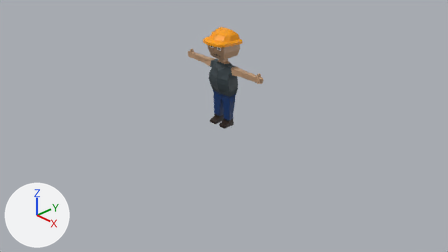
The Blender file Assets/Models/player.blend as it was, and as the next commit left it.
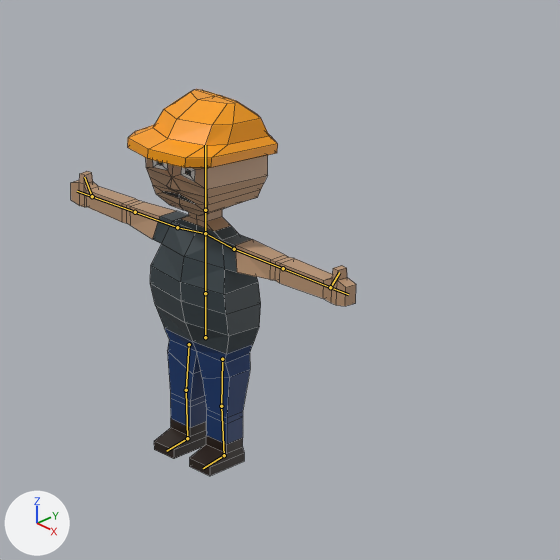
Each version appears first from the file's camera 'Camera', and next in a close-up on the part from 38% to 71% of the width and 1% to 60% of the height. The axes (+X, +Y, +Z) are drawn at lower left. The lights are the same throughout. The bones that bend it are drawn over the model as lines in the close-ups. The close-ups show mesh edges as thin lines.

Names of what the first close-up shows: 'Worker'.
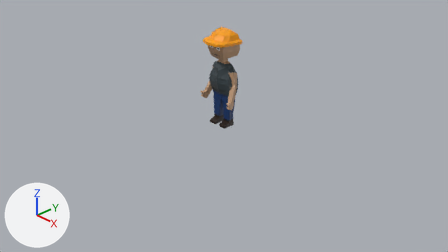
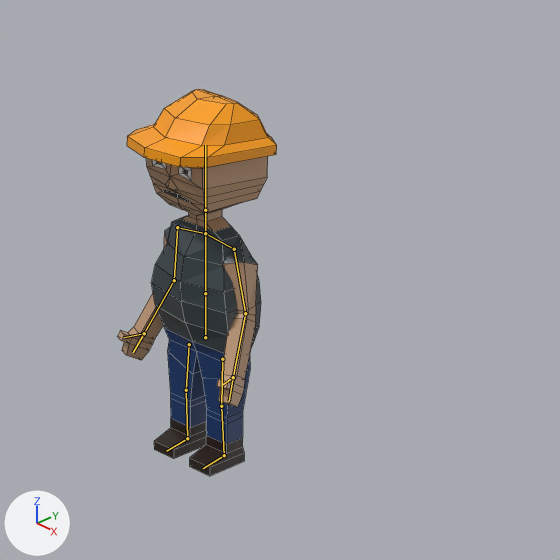
The newer file adds an action. The first version stands in its rest pose; the second is drawn at frame 1 of the action 'Idle'.

What differs and where, as boxes [x1, y1, x2, y2] in the close-ups (560 x 560 px):
'Worker', posed (44% narrower): before [71, 89, 356, 476]; after [117, 89, 277, 476]
bone 'UpperArm.L', root to tip: before (234, 249) to (283, 268); after (234, 249) to (245, 313)
bone 'LowerArm.L', root to tip: before (283, 268) to (330, 287); after (245, 313) to (233, 377)
bone 'UpperArm.R', root to tip: before (177, 227) to (135, 212); after (177, 227) to (174, 280)
bone 'LowerArm.R', root to tip: before (135, 212) to (92, 196); after (174, 280) to (144, 333)

What the commit changed:
Bone 'UpperArm.L' (bone_upperarm_l) turns from (0, 0, 0) to (-3, 64, -78) degrees about its own x, y and z.
Bone 'LowerArm.L' (bone_lowerarm_l) turns from (0, 0, 0) to (8, 6, 28) degrees about its own x, y and z.
Bone 'Head' (bone_head) turns from (0, 0, 0) to (0, -4, 0) degrees about its own x, y and z.
Bone 'UpperArm.R' (bone_upperarm_r) turns from (0, 0, 0) to (-14, -62, 88) degrees about its own x, y and z.
Bone 'LowerArm.R' (bone_lowerarm_r) turns from (0, 0, 0) to (8, -6, -28) degrees about its own x, y and z.
